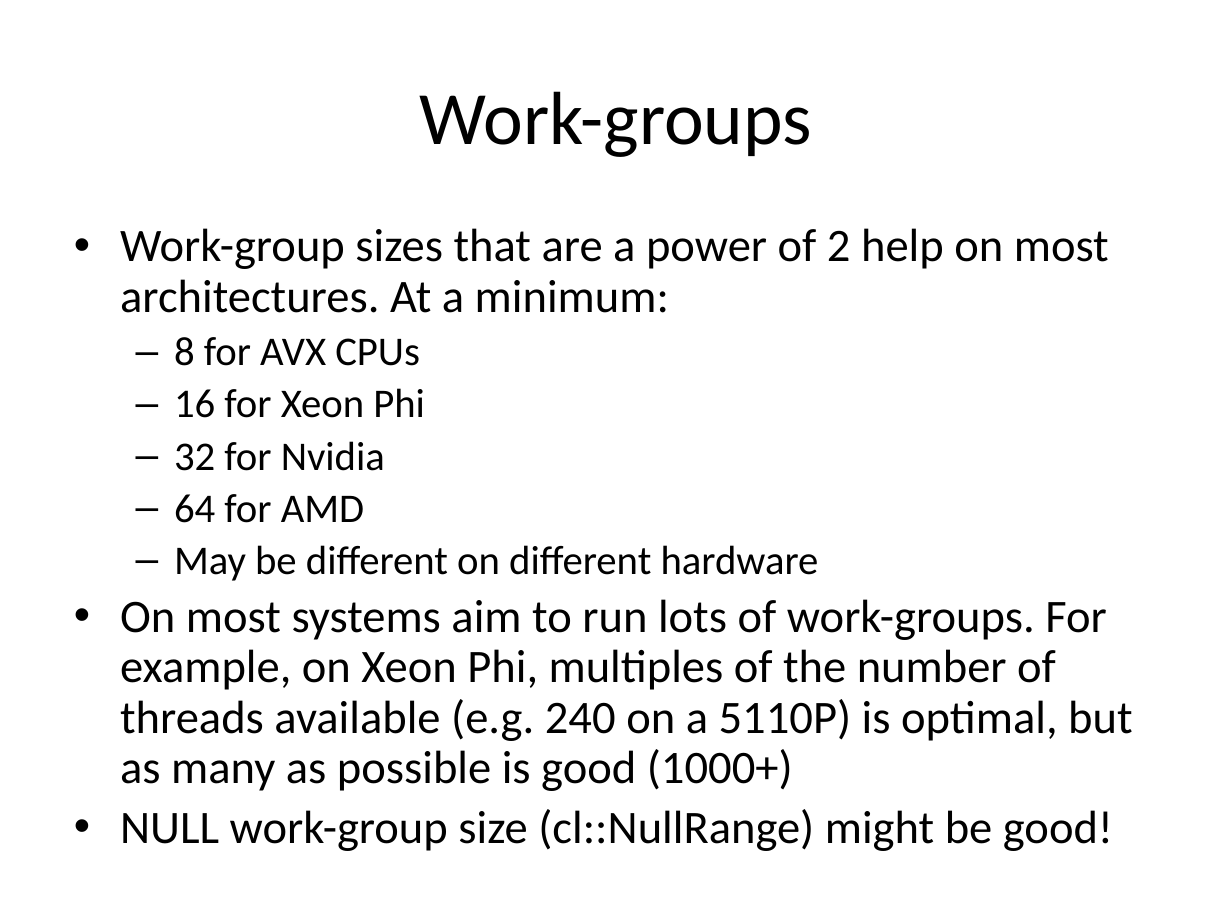
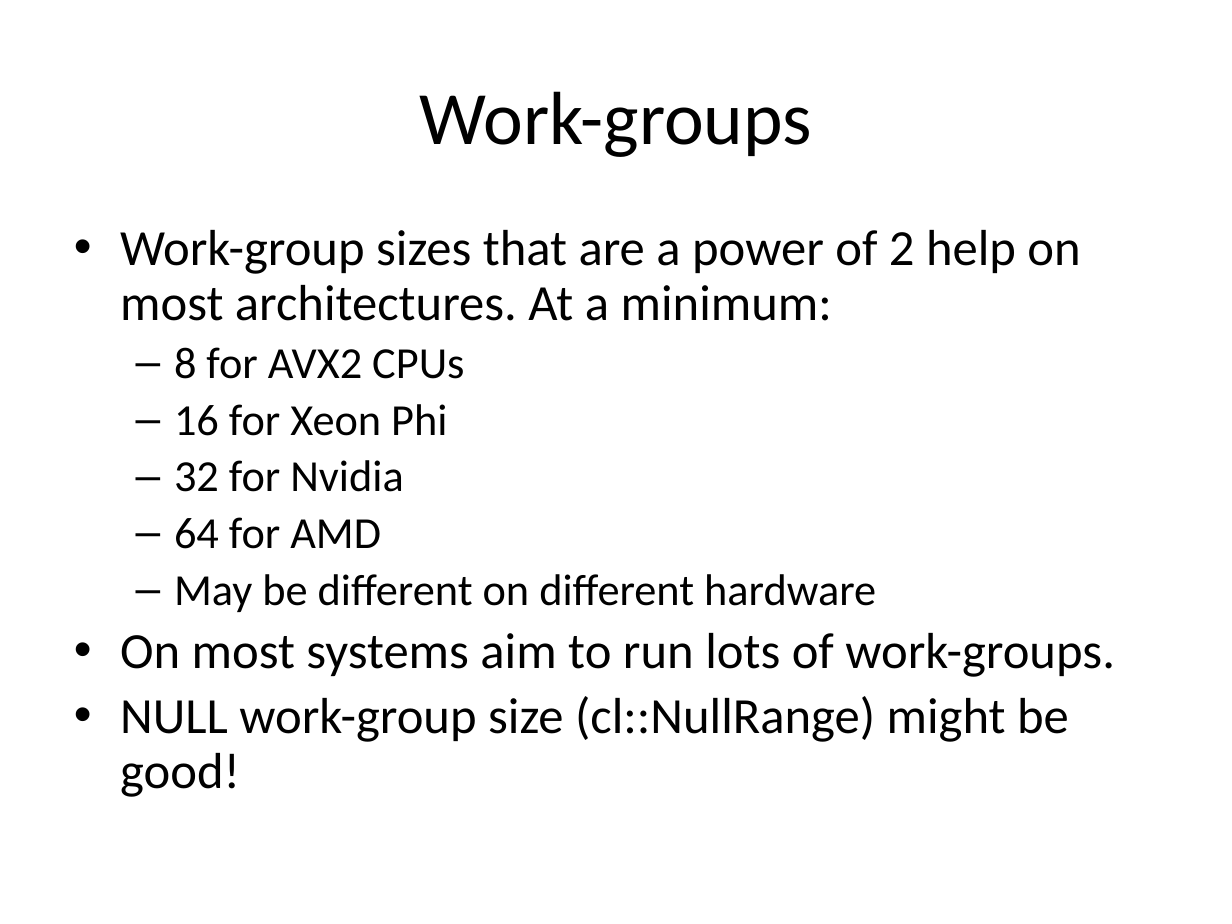
Before and after one commit to UoB-HPC/opencl-training-code, a slide deck: slide 57 of slides/advanced_part3.pptx. Drawn at 1232x924 pixels with LibreOffice and Linux fonts; fonts in the diff are those of the drawing. Boxes give left, top, right and bottom in pixels: in the first picture for what was removed or moved away, otherwise in the second. Text is boxed around its words. In the diff, an @@ line names an element or a change of style, - is before the commit and + after.

```diff
--- a/slides/advanced_part3.pptx
+++ b/slides/advanced_part3.pptx
@@ text at (120, 230, 1080, 797): size 27.2 to 29.6 pt in "Work-group sizes that are a power of ...", "NULL work-group size (cl::NullRange) might be good!"; size 23.8 to 25.9 pt in "16 for Xeon Phi", "32 for Nvidia", "64 for AMD", "May be different on different hardware" @@
@@ text at (174, 347, 464, 379): text changed; size 23.8 to 25.9 pt @@
-  – 8 for AVX CPUs
+  – 8 for AVX2 CPUs
@@ text at (120, 633, 1115, 677): text changed; size 27.2 to 29.6 pt @@
-• On most systems aim to run lots of work-groups. For example, on Xeon Phi, multiples of the number of threads available (e.g. 240 on a 5110P) is optimal, but as many as possible is good (1000+)
+• On most systems aim to run lots of work-groups.
```
Also in this commit, not shown: 4 other slides changed.
